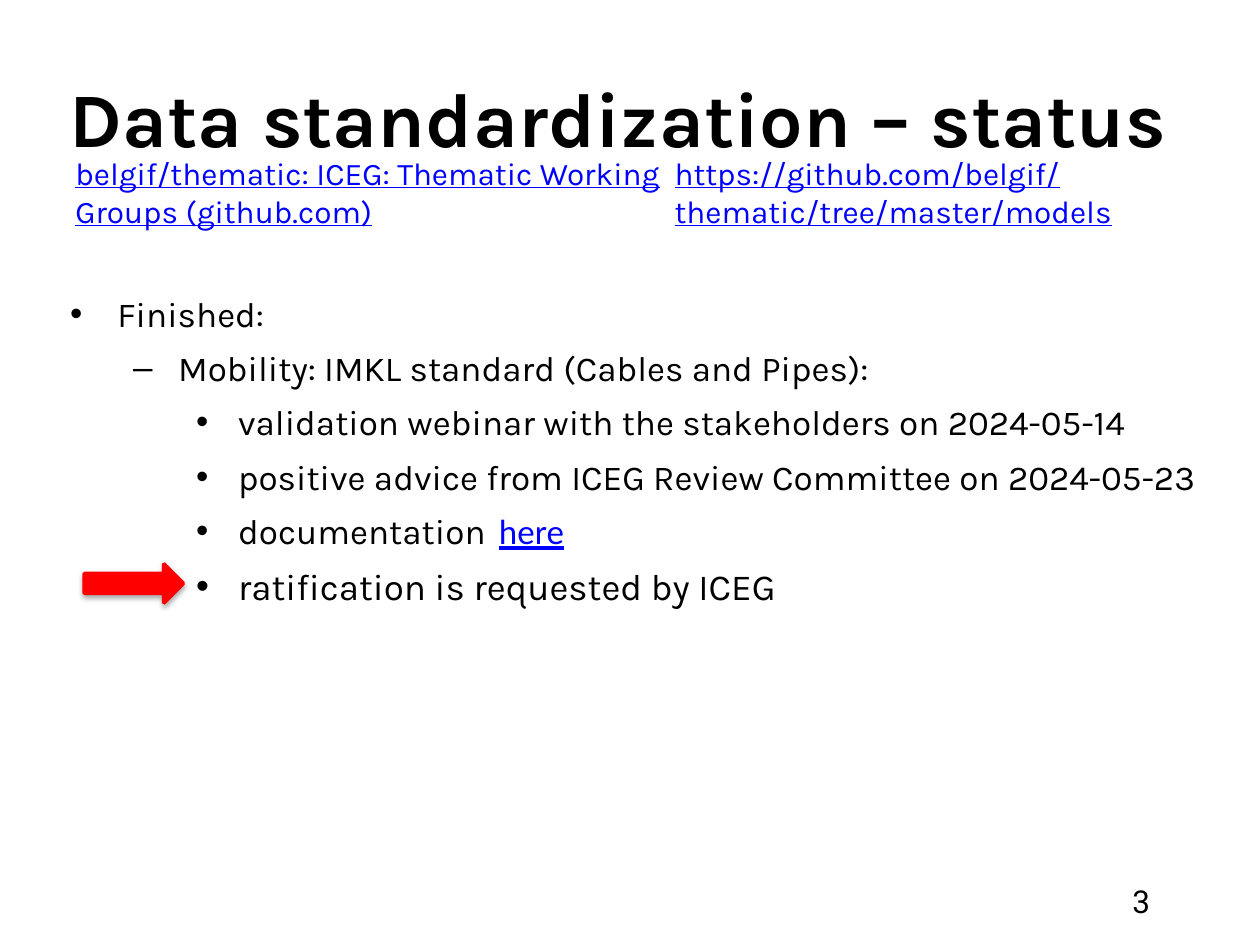
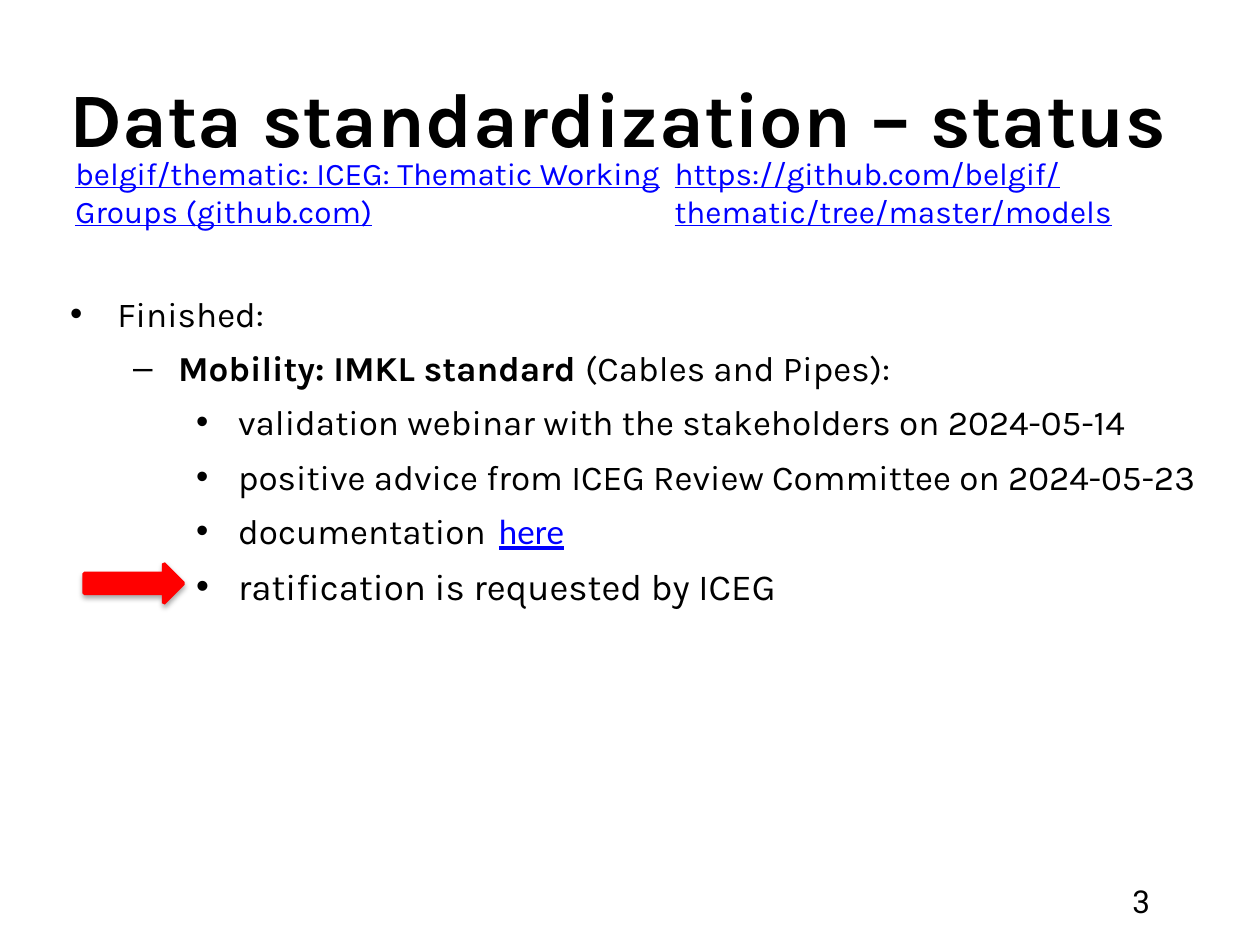
Before and after one commit to belgif/review, a slide deck: slide 3 of Meetings/2024-06-12/ICEG_standardisation_20240626.pptx. Drawn at 1260x945 pixels with LibreOffice and Linux fonts; fonts in the diff are those of the drawing. Boxes give left, top, right and bottom in pixels: in the first picture for what was removed or moved away, otherwise in the second. Text is boxed around its words. In the diff, an @@ line names an element or a change of style, - is before the commit and + after.

```diff
--- a/Meetings/2024-06-12/ICEG_standardisation_20240626.pptx
+++ b/Meetings/2024-06-12/ICEG_standardisation_20240626.pptx
@@ text at <box>178,355,890,390</box>: bold on in "Mobility: IMKL standard" @@
```
Also in this commit, not shown: 3 other slides changed.
